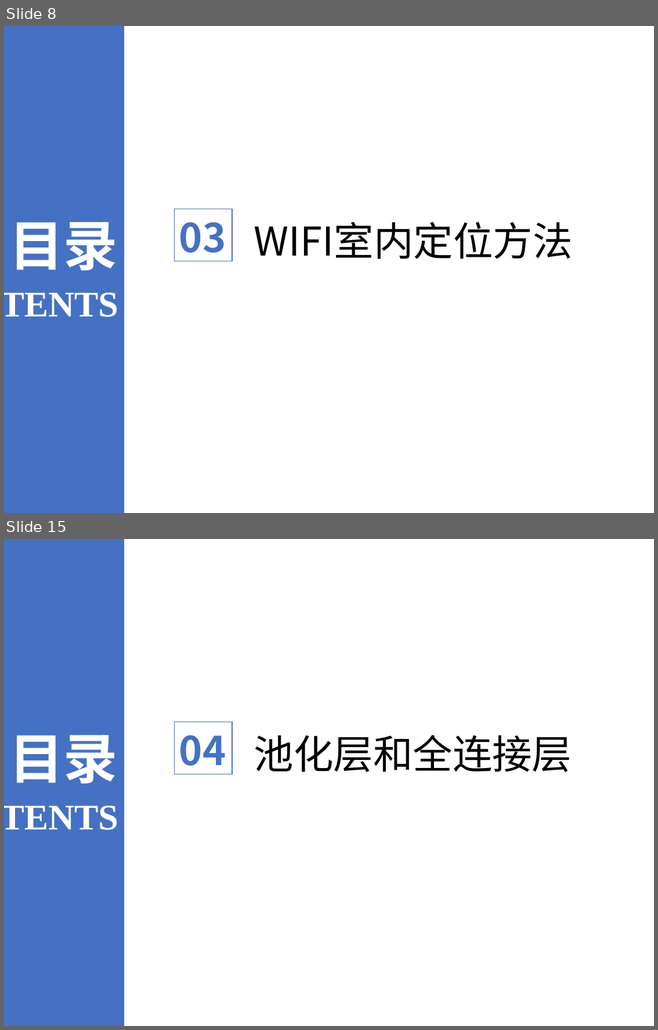
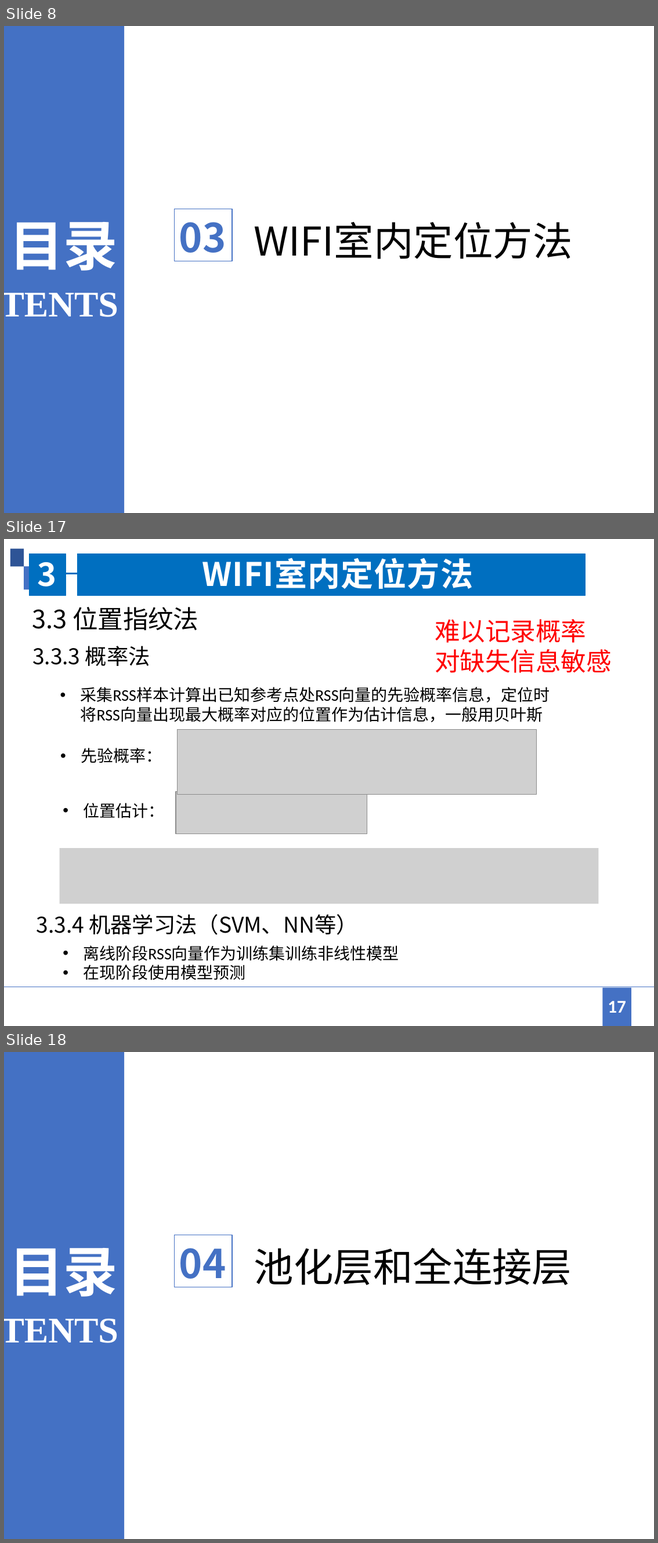
Before and after one commit to jingwei1205/MyCourse, a slide deck: 卫星定位/WIFI室内定位方法综述.pptx. Shown one above the other, each under a label of ours: slides 8 and 15 before the commit, slides 8, 17 and 18 after it; the slides between them are not shown. The pictures are 658x1030 and 658x1543 pixels, drawn with LibreOffice and Linux fonts; fonts in the diff are those of the drawing; grey boxes stand for pictures. Boxes give left, top, right and bottom in pixels: in the first picture for what was removed or moved away, otherwise in the second. Text is boxed around its words. In the diff, an @@ line names an element or a change of style, - is before the commit and + after.

```diff
--- a/卫星定位/WIFI室内定位方法综述.pptx
+++ b/卫星定位/WIFI室内定位方法综述.pptx
@@ slide 17 added at (4, 539, 654, 1026), background #FFFFFF @@
@@ freeform shape added at (10, 549, 24, 567), fill #2E5496 @@
@@ group added at (29, 554, 584, 595): 5 freeform shapes @@
@@ freeform shape added at (24, 566, 35, 589), fill #4471C4 @@
@@ freeform shape added at (24, 566, 29, 589), fill #4471C4 @@
@@ title added at (38, 558, 473, 589), 36 pt, text #FFFFFF, bold @@
+3 WIFI室内定位方法
@@ text added at (32, 607, 198, 631), 28 pt, text #000000 @@
+3.3 位置指纹法
@@ text added at (434, 619, 611, 673), 28 pt, text #FF0000 @@
+难以记录概率
+对缺失信息敏感
@@ text added at (32, 646, 150, 666), 24 pt, text #000000 @@
+3.3.3 概率法
@@ text added at (81, 687, 550, 722), 18 pt, text #000000 @@
+• 采集RSS样本计算出已知参考点处RSS向量的先验概率信息，定位时将RSS向量出现最大概率对应的位置作为估计信息，一般用贝叶斯
@@ picture added at (177, 729, 536, 794) @@
@@ text added at (81, 748, 162, 763), 18 pt, text #000000 @@
+• 先验概率：
@@ picture added at (176, 792, 366, 835) @@
@@ text added at (83, 803, 164, 819), 18 pt, text #000000 @@
+• 位置估计：
@@ picture added at (59, 848, 598, 904) @@
@@ text added at (36, 914, 357, 935), 24 pt, text #000000 @@
+3.3.4 机器学习法（SVM、NN等）
@@ text added at (83, 946, 399, 980), 18 pt, text #000000 @@
+• 离线阶段RSS向量作为训练集训练非线性模型
+• 在现阶段使用模型预测
@@ freeform shape added at (4, 987, 654, 987), outline #4471C4 0.48 pt @@
@@ freeform shape added at (603, 988, 631, 1026), fill #4471C4 @@
@@ page number added at (607, 1001, 626, 1013), 20 pt, text #FFFFFF, bold @@
+17
@@ what was slide 15 is now slide 18 @@
```
Also in this commit, not shown: 6 slides changed, 2 other slides added, 4 other files.
